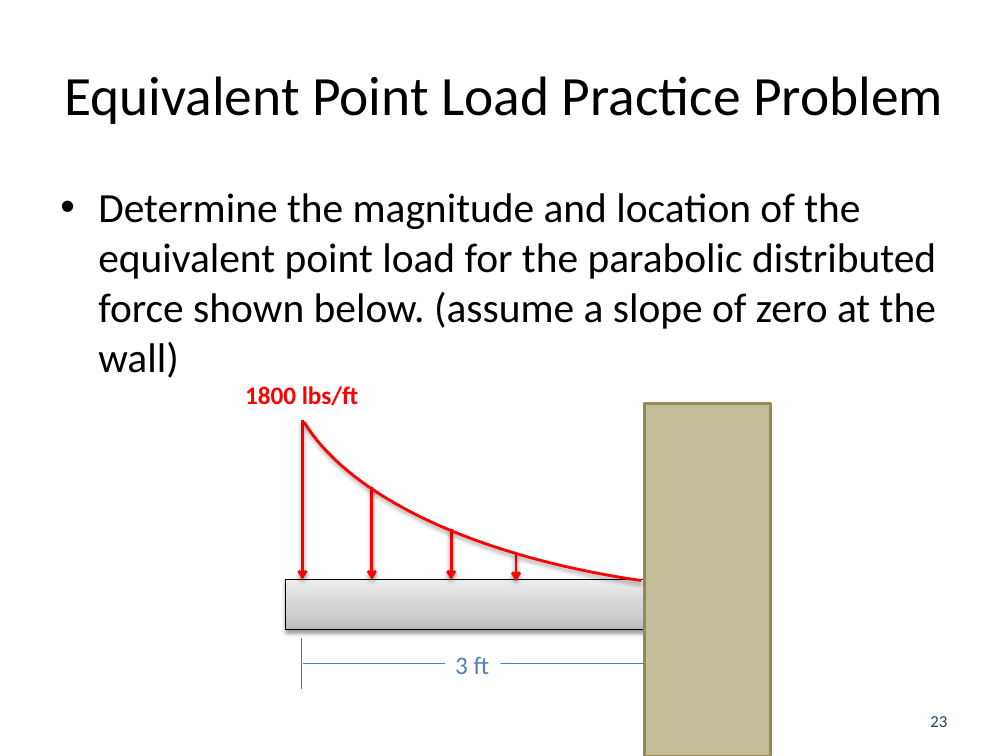
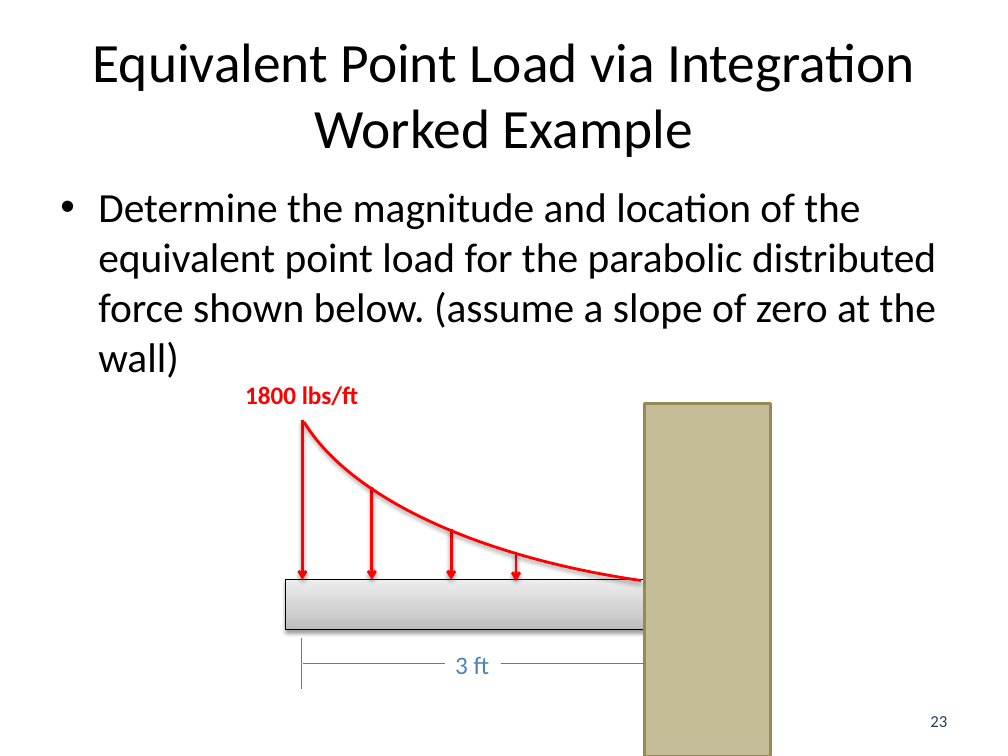
Before and after one commit to JacobMoore/mechanics_textbook, a slide deck: slide 23 of Lecture Slides/VideoLectureSlides/4.5.pptx. Drawn at 1008x756 pixels with LibreOffice and Linux fonts; fonts in the diff are those of the drawing. Boxes give left, top, right and bottom in pixels: in the first picture for what was removed or moved away, otherwise in the second. Text is boxed around its words. In the diff, an @@ line names an element or a change of style, - is before the commit and + after.

Commit message:
Added Various Worked Example Videos

```diff
--- a/Lecture Slides/VideoLectureSlides/4.5.pptx
+++ b/Lecture Slides/VideoLectureSlides/4.5.pptx
@@ title at [93, 43, 915, 157]: text changed @@
-Equivalent Point Load Practice Problem
+Equivalent Point Load via Integration Worked Example
```
Also in this commit, not shown: 2 other slides changed, 2 slides added, 22 other files.
